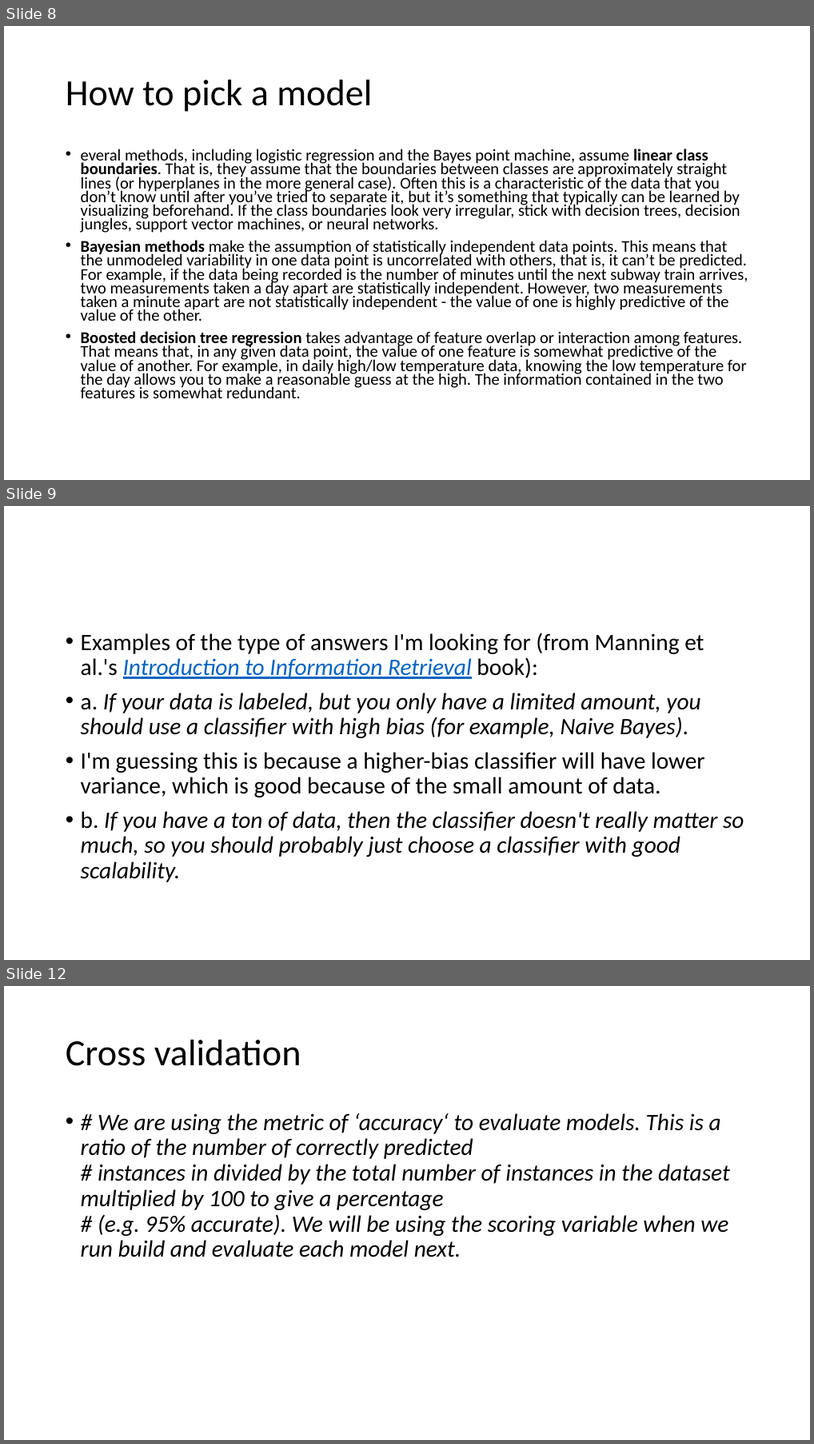
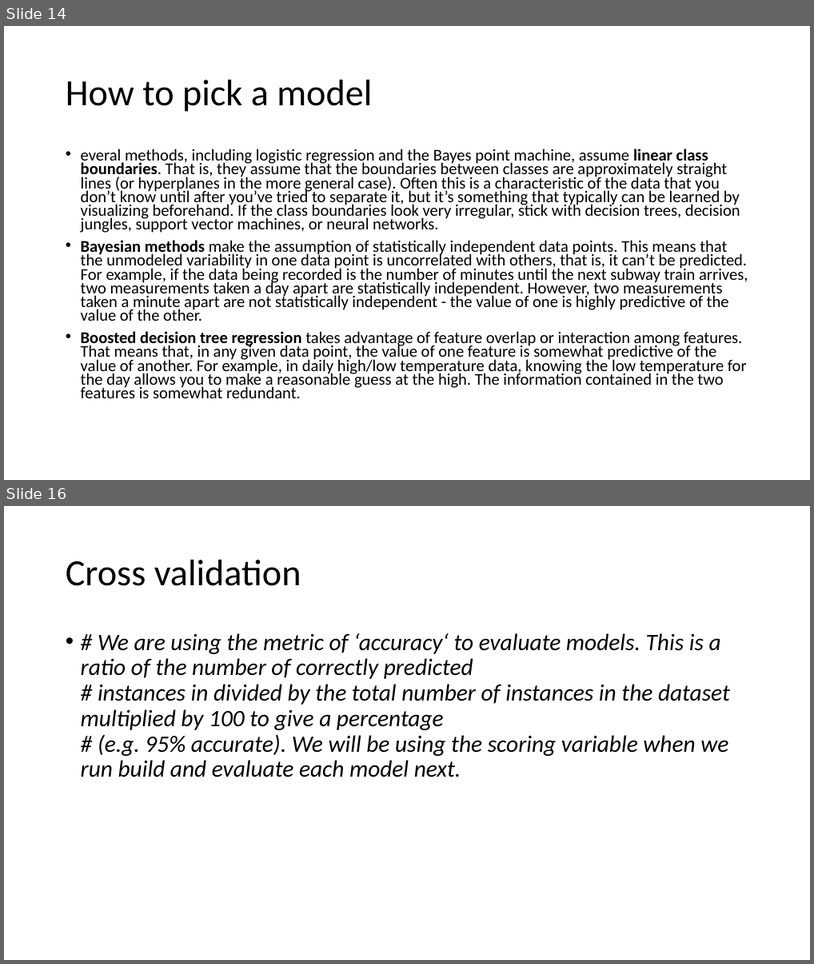
Before and after one commit to JoannaDrx/protein-classification, a slide deck: drugpro-jd.pptx. Shown one above the other, each under a label of ours: slides 8, 9 and 12 before the commit, slides 14 and 16 after it; the slides between them are not shown. The pictures are 814x1444 and 814x964 pixels, drawn with LibreOffice and Linux fonts; fonts in the diff are those of the drawing. Boxes give left, top, right and bottom in pixels: in the first picture for what was removed or moved away, otherwise in the second. Text is boxed around its words. In the diff, an @@ line names an element or a change of style, - is before the commit and + after.

```diff
--- a/drugpro-jd.pptx
+++ b/drugpro-jd.pptx
@@ slide 9 removed at bbox=[4, 506, 810, 960], background #FFFFFF @@
@@ text removed at bbox=[81, 632, 744, 882] @@
-• Examples of the type of answers I'm looking for (from Manning et al.'s Introduction to Information Retrieval book):
-• a. If your data is labeled, but you only have a limited amount, you should use a classifier with high bias (for example, Naive Bayes).
-• I'm guessing this is because a higher-bias classifier will have lower variance, which is good because of the small amount of data.
-• b. If you have a ton of data, then the classifier doesn't really matter so much, so you should probably just choose a classifier with good scalability.
@@ what was slide 8 is now slide 14 @@
@@ what was slide 12 is now slide 16 @@
```
Also in this commit, not shown: 4 slides changed, 10 slides added, 6 other slides removed, 10 other files.
